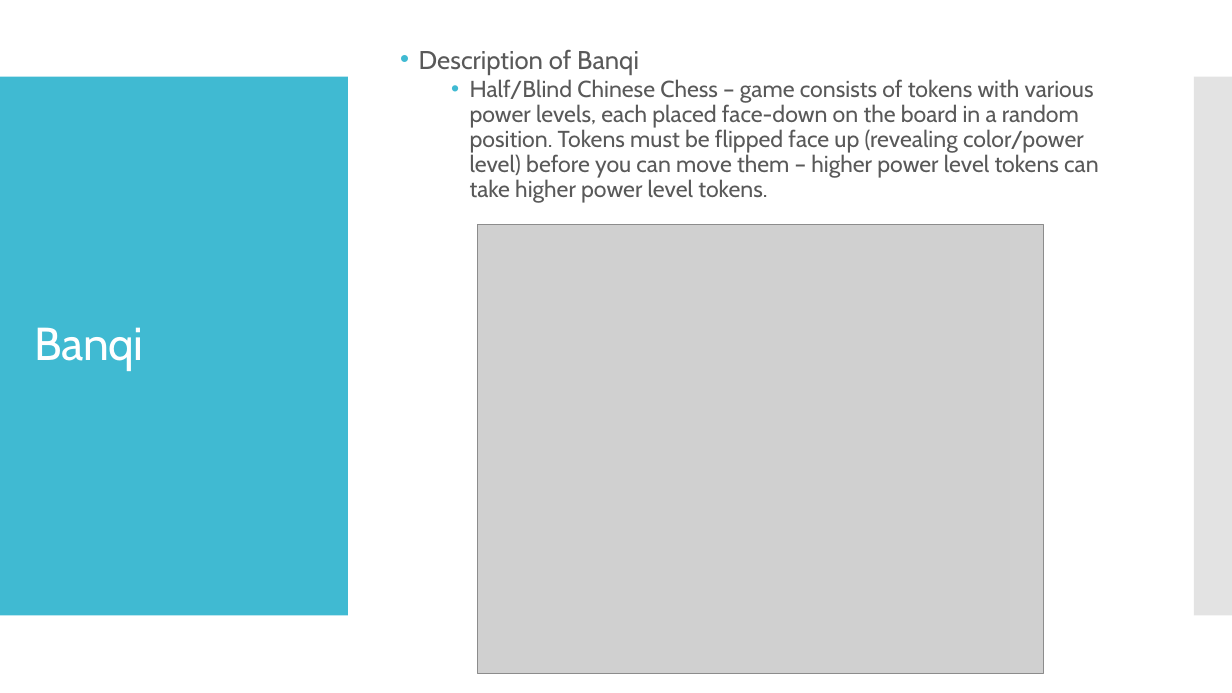
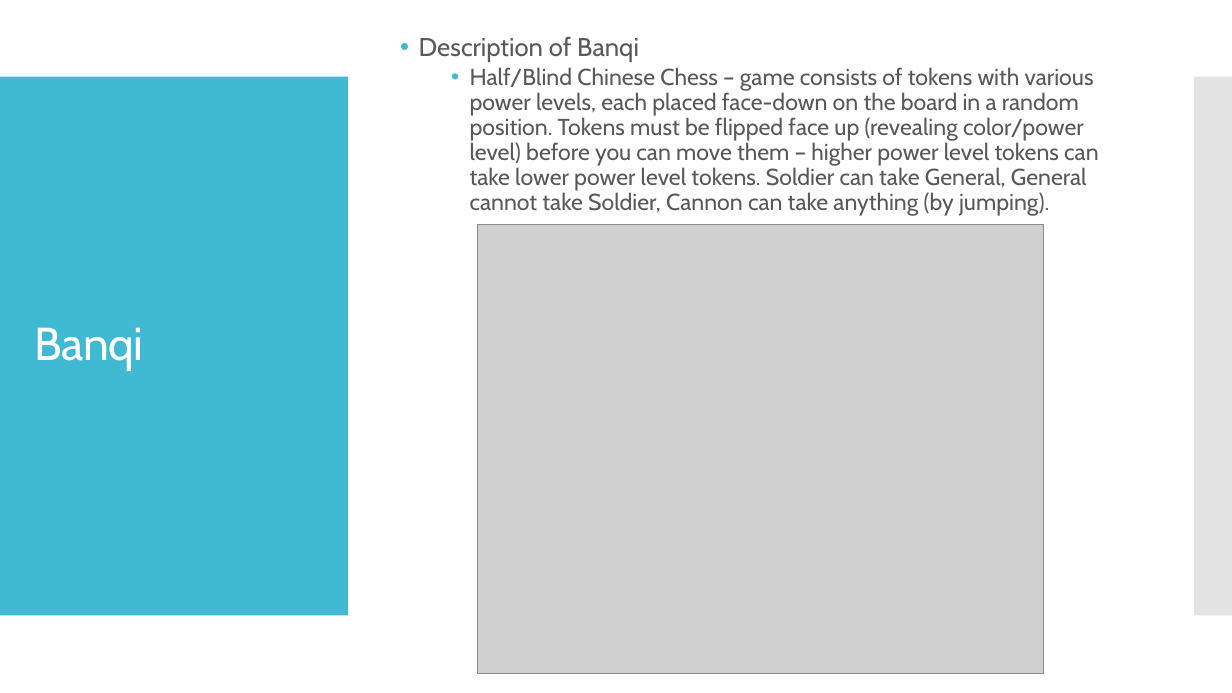
Before and after one commit to NickWaltCSU/cs414-f17-301-UltraLiteCoding, a slide deck: slide 4 of Presentation 5/Presentation.pptx. Drawn at 1232x693 pixels with LibreOffice and Linux fonts; fonts in the diff are those of the drawing; grey boxes stand for pictures. Boxes give left, top, right and bottom in pixels: in the first picture for what was removed or moved away, otherwise in the second. Text is boxed around its words. In the diff, an @@ line names an element or a change of style, - is before the commit and + after.

Commit message:
typo

```diff
--- a/Presentation 5/Presentation.pptx
+++ b/Presentation 5/Presentation.pptx
@@ text at (470, 67, 1098, 216): text changed @@
-  • Half/Blind Chinese Chess – game consists of tokens with various power levels, each placed face-down on the board in a random position. Tokens must be flipped face up (revealing color/power level) before you can move them – higher power level tokens can take higher power level tokens.
+  • Half/Blind Chinese Chess – game consists of tokens with various power levels, each placed face-down on the board in a random position. Tokens must be flipped face up (revealing color/power level) before you can move them – higher power level tokens can take lower power level tokens. Soldier can take General, General cannot take Soldier, Cannon can take anything (by jumping).
```
Also in this commit, not shown: 1 other slide changed.
